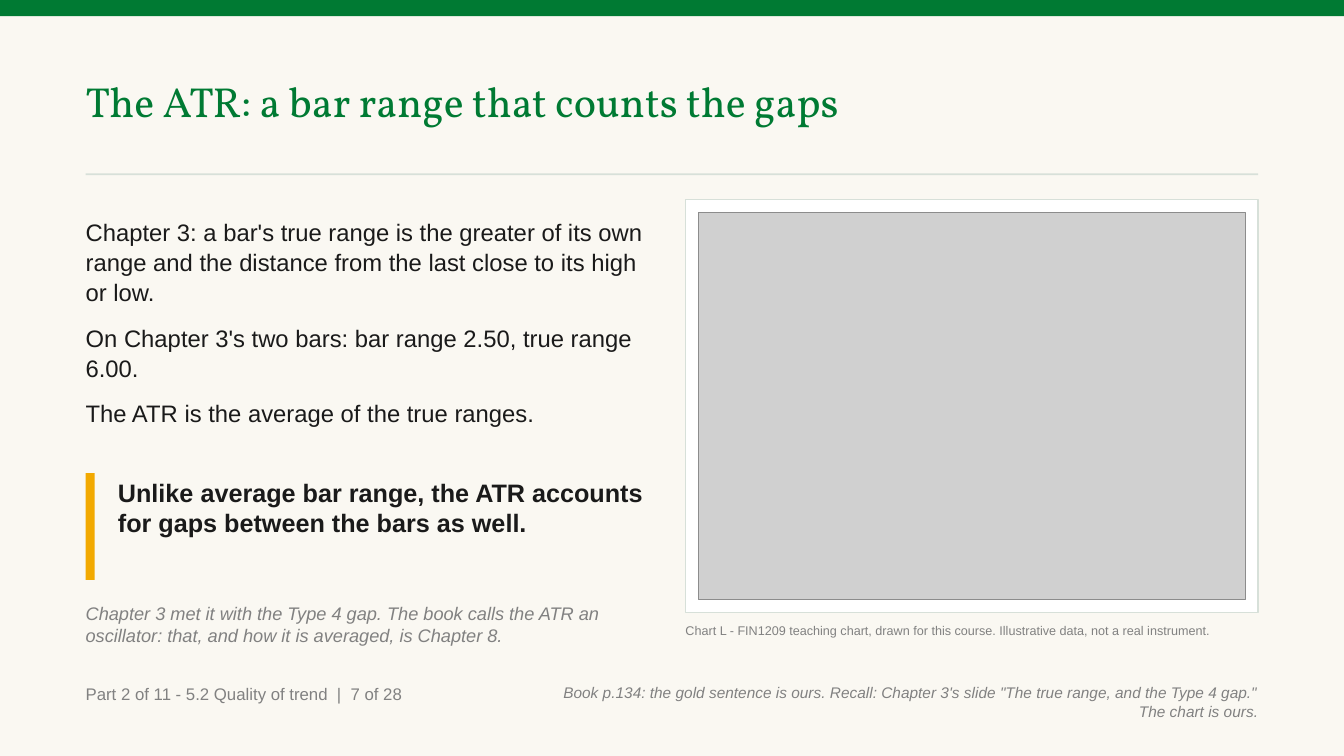
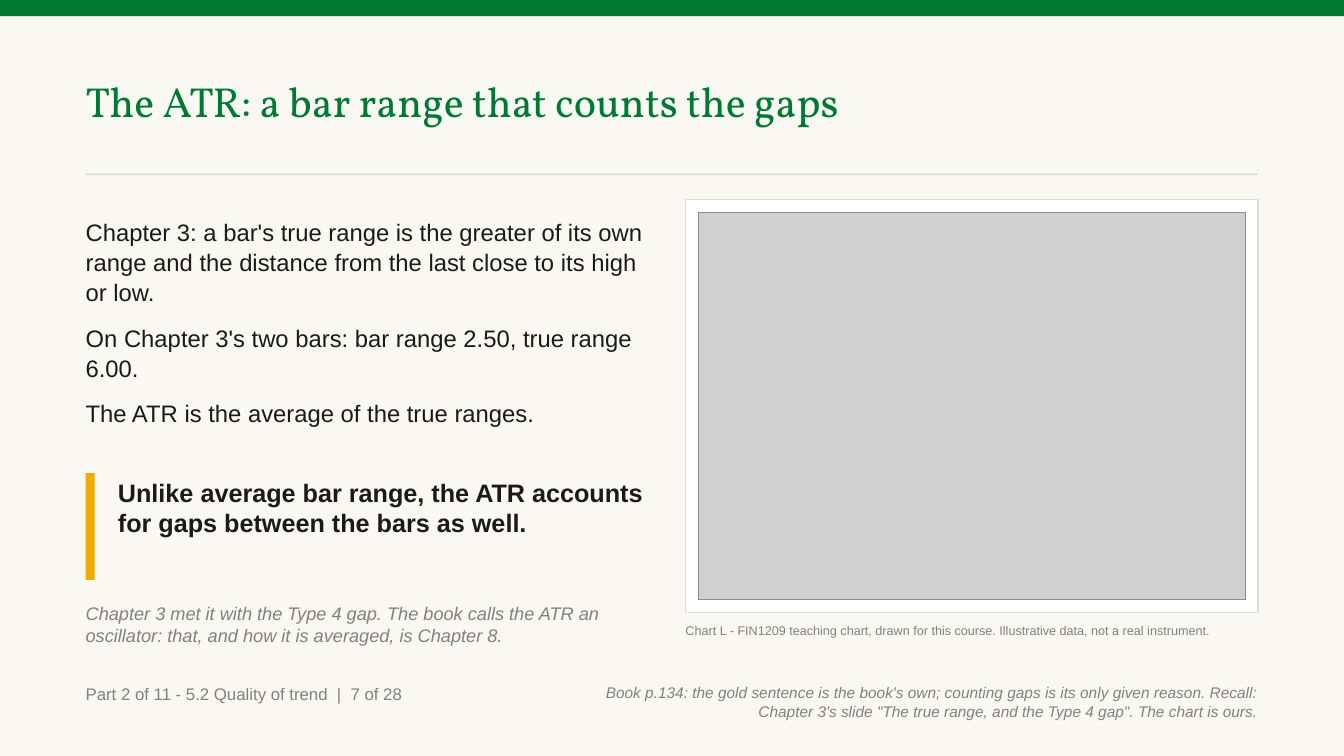
Before and after one commit to benjiesotelo-sudo/Telos_FIN1209, a slide deck: slide 31 of chapter-05/FIN1209-Chapter-05-Student-Edition.pptx. Drawn at 1344x756 pixels with LibreOffice and Linux fonts; fonts in the diff are those of the drawing; grey boxes stand for pictures. Boxes give left, top, right and bottom in pixels: in the first picture for what was removed or moved away, otherwise in the second. Text is boxed around its words. In the diff, an @@ line names an element or a change of style, - is before the commit and + after.

Commit message:
Fix meaning regression in the ATR slide's origin line
15c7895 rewrote the origin as "the gold sentence is ours," which is
false: it is Lim's sentence, p.134, and the rewrite dropped the reason
the book gives for counting gaps. Restored both facts, tightened to
fit the origin box's two-line limit without changing what either
sentence says. Checked every origin line changed by the last two
commits; this was the only one.

```diff
--- a/chapter-05/FIN1209-Chapter-05-Student-Edition.pptx
+++ b/chapter-05/FIN1209-Chapter-05-Student-Edition.pptx
@@ text at box(606, 687, 1257, 720): text changed @@
-Book p.134: the gold sentence is ours. Recall: Chapter 3's slide "The true range, and the Type 4 gap." The chart is ours.
+Book p.134: the gold sentence is the book's own; counting gaps is its only given reason. Recall: Chapter 3's slide "The true range, and the Type 4 gap". The chart is ours.
```
Also in this commit, not shown: 2 other files.
